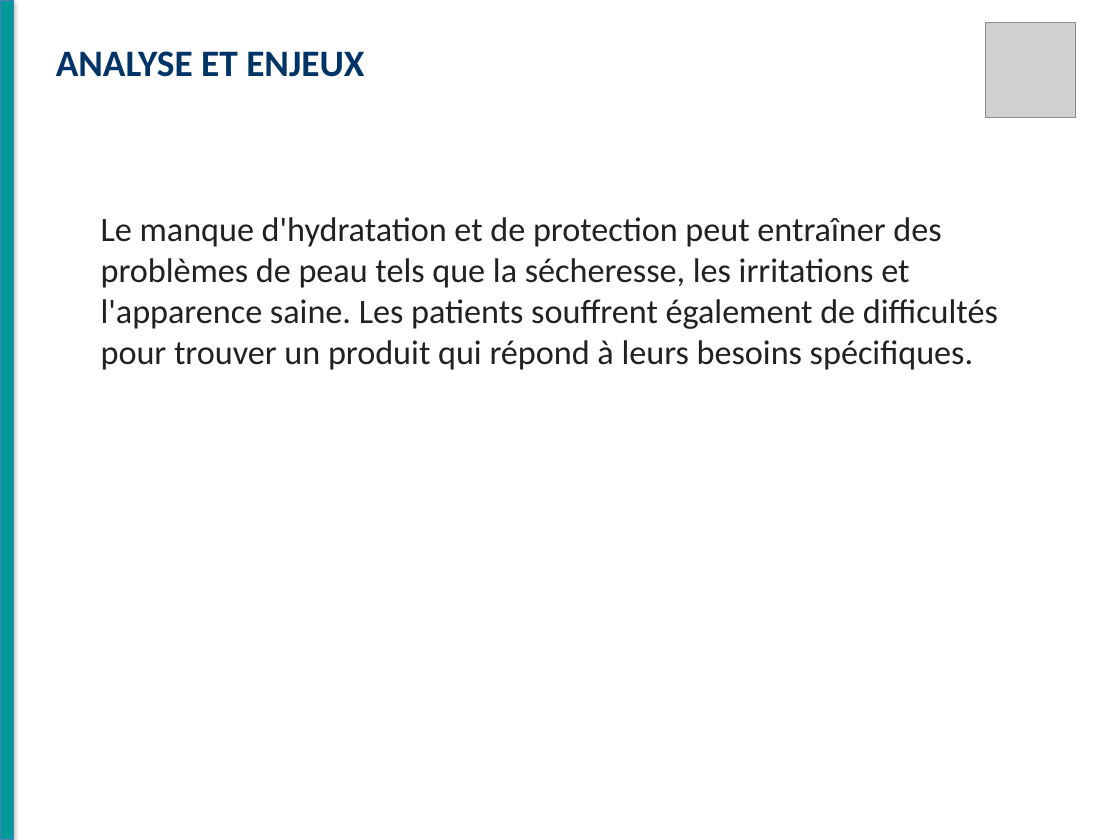
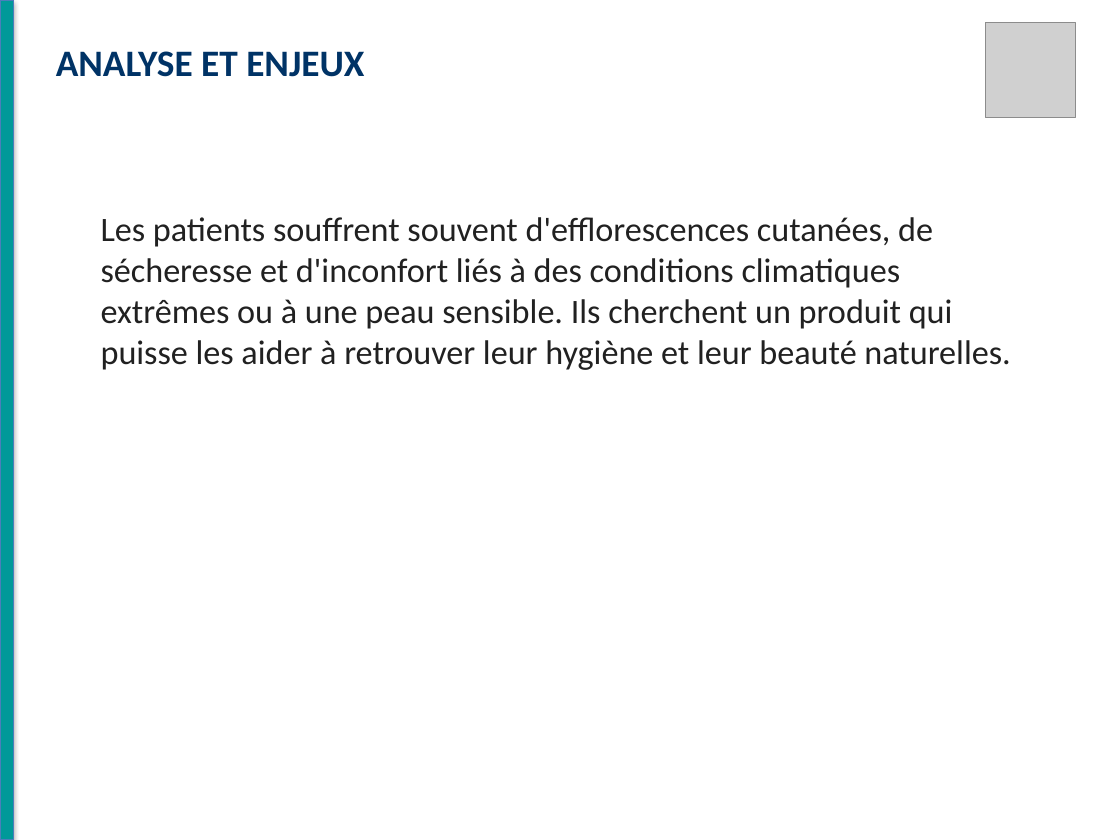
Before and after one commit to RayanAloui/Esprit-PIDS-4DS11-2026-Avatar, a slide deck: slide 2 of alia_django/apps/modeling/data/static/videos/Vaseline.pptx. Drawn at 1120x840 pixels with LibreOffice and Linux fonts; fonts in the diff are those of the drawing; grey boxes stand for pictures. Boxes give left, top, right and bottom in pixels: in the first picture for what was removed or moved away, otherwise in the second. Text is boxed around its words. In the diff, an @@ line names an element or a change of style, - is before the commit and + after.

```diff
--- a/alia_django/apps/modeling/data/static/videos/Vaseline.pptx
+++ b/alia_django/apps/modeling/data/static/videos/Vaseline.pptx
@@ text at (x1=101, y1=217, x2=1010, y2=370): text changed @@
-Le manque d'hydratation et de protection peut entraîner des problèmes de peau tels que la sécheresse, les irritations et l'apparence saine. Les patients souffrent également de difficultés pour trouver un produit qui répond à leurs besoins spécifiques.
+Les patients souffrent souvent d'efflorescences cutanées, de sécheresse et d'inconfort liés à des conditions climatiques extrêmes ou à une peau sensible. Ils cherchent un produit qui puisse les aider à retrouver leur hygiène et leur beauté naturelles.
```
Also in this commit, not shown: 5 other slides changed, 32 other files.
